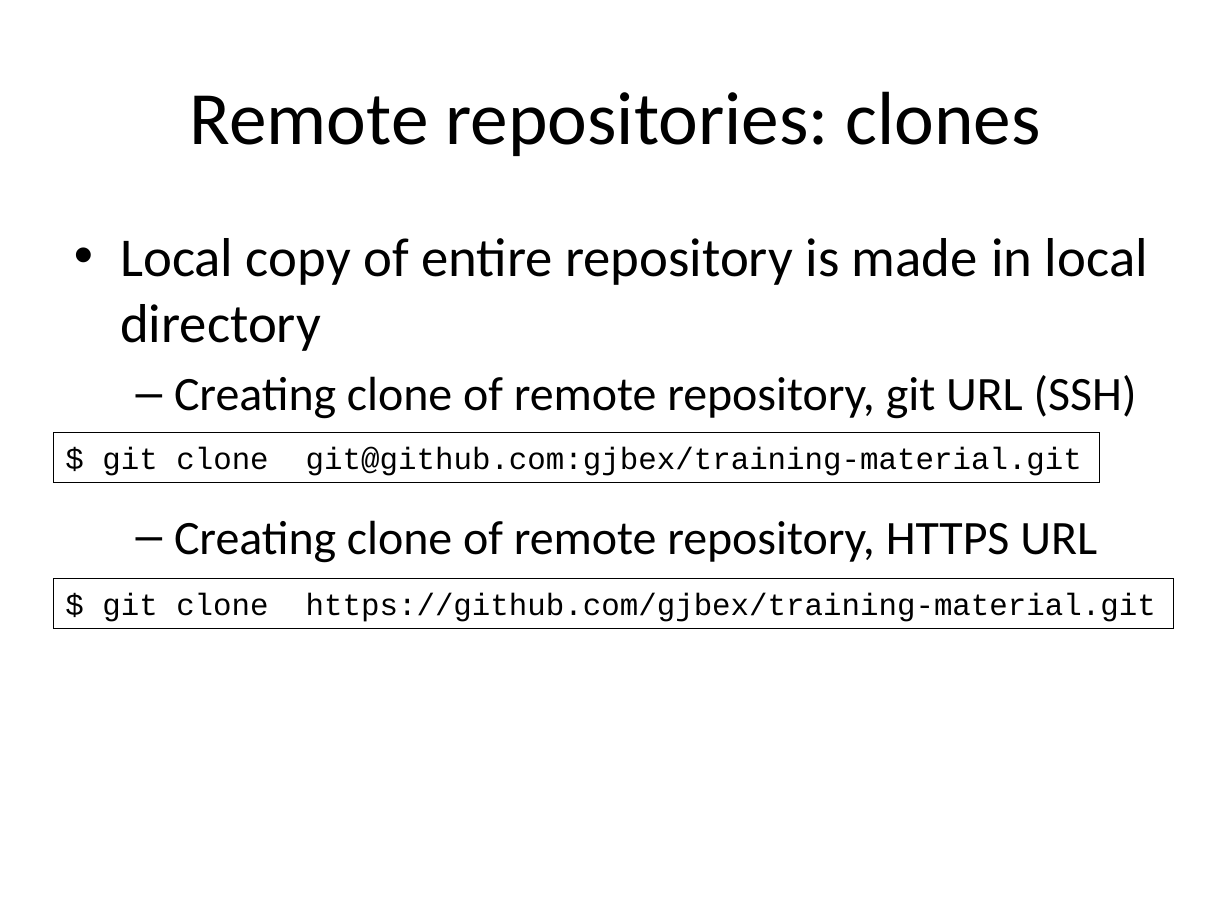
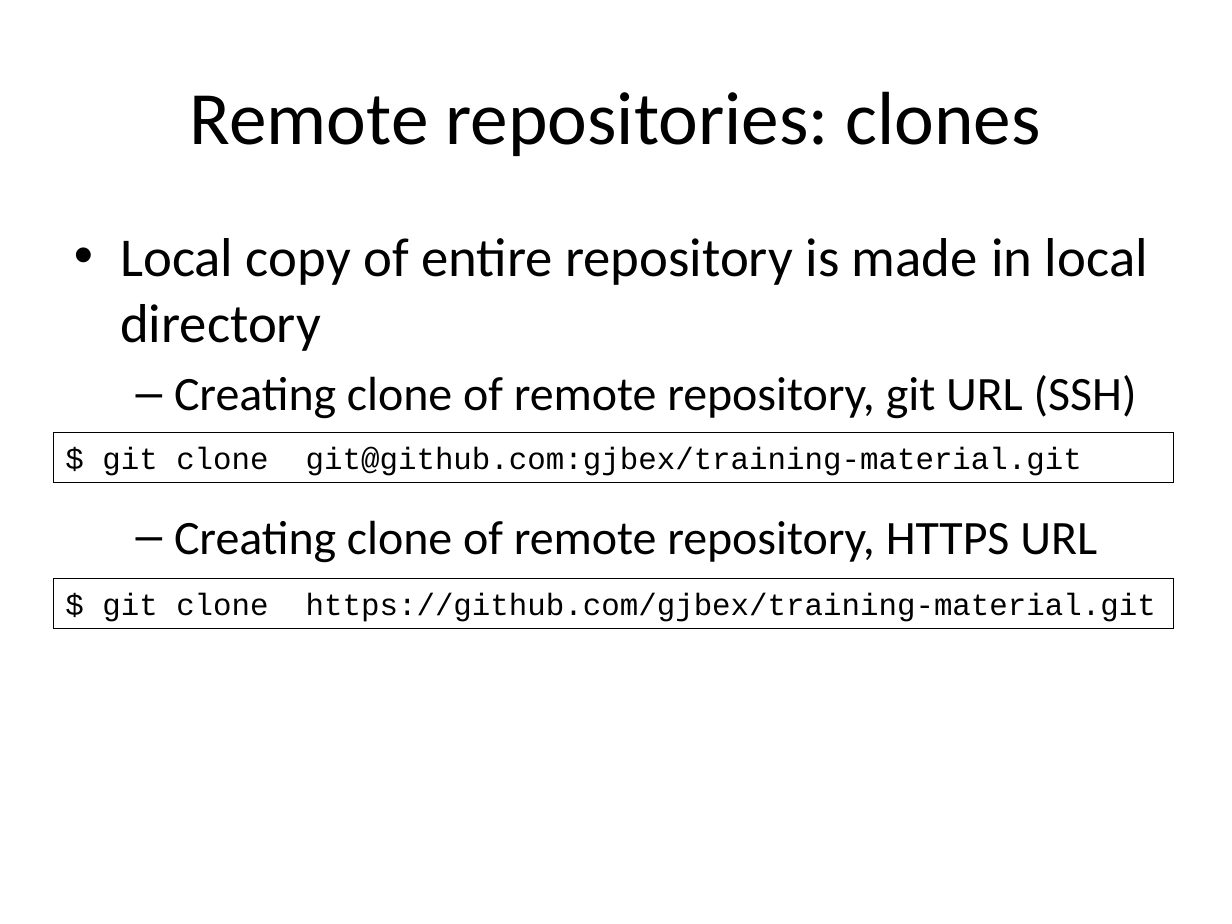
Before and after one commit to gjbex/training-material, a slide deck: slide 31 of LinuxTools/VersionControl/version_control_git.pptx (slide 29 before the commit). Drawn at 1232x924 pixels with LibreOffice and Linux fonts; fonts in the diff are those of the drawing. Boxes give left, top, right and bottom in pixels: in the first picture for what was removed or moved away, otherwise in the second. Text is boxed around its words. In the diff, an @@ line names an element or a change of style, - is before the commit and + after.

```diff
--- a/LinuxTools/VersionControl/version_control_git.pptx
+++ b/LinuxTools/VersionControl/version_control_git.pptx
@@ rectangle "$ git clone git@github.com:gjbex/training-material.git": place and size @@
-rectangle "$ git clone git@github.com:gjbex/training-material.git" at box(53, 432, 1099, 482)
+rectangle "$ git clone git@github.com:gjbex/training-material.git" at box(53, 432, 1174, 482)
```
Also in this commit, not shown: 14 other slides changed, 3 slides added.
